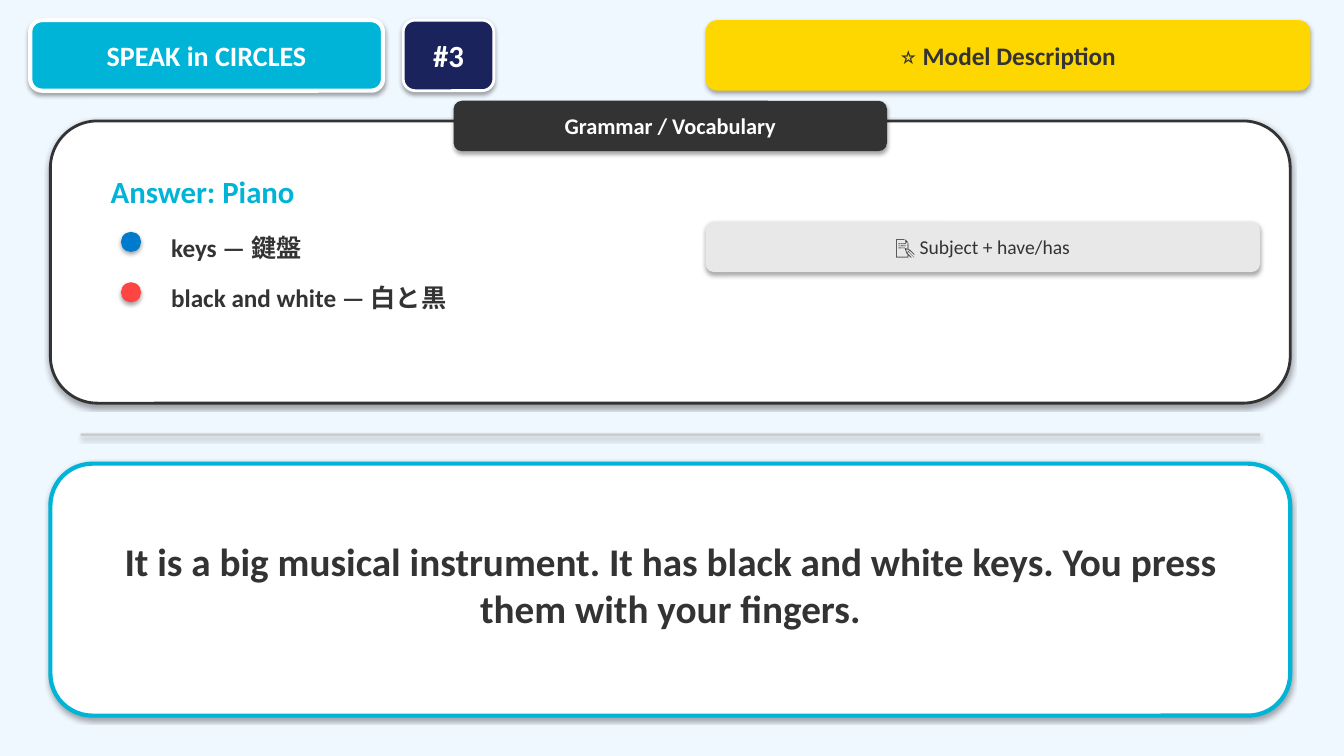
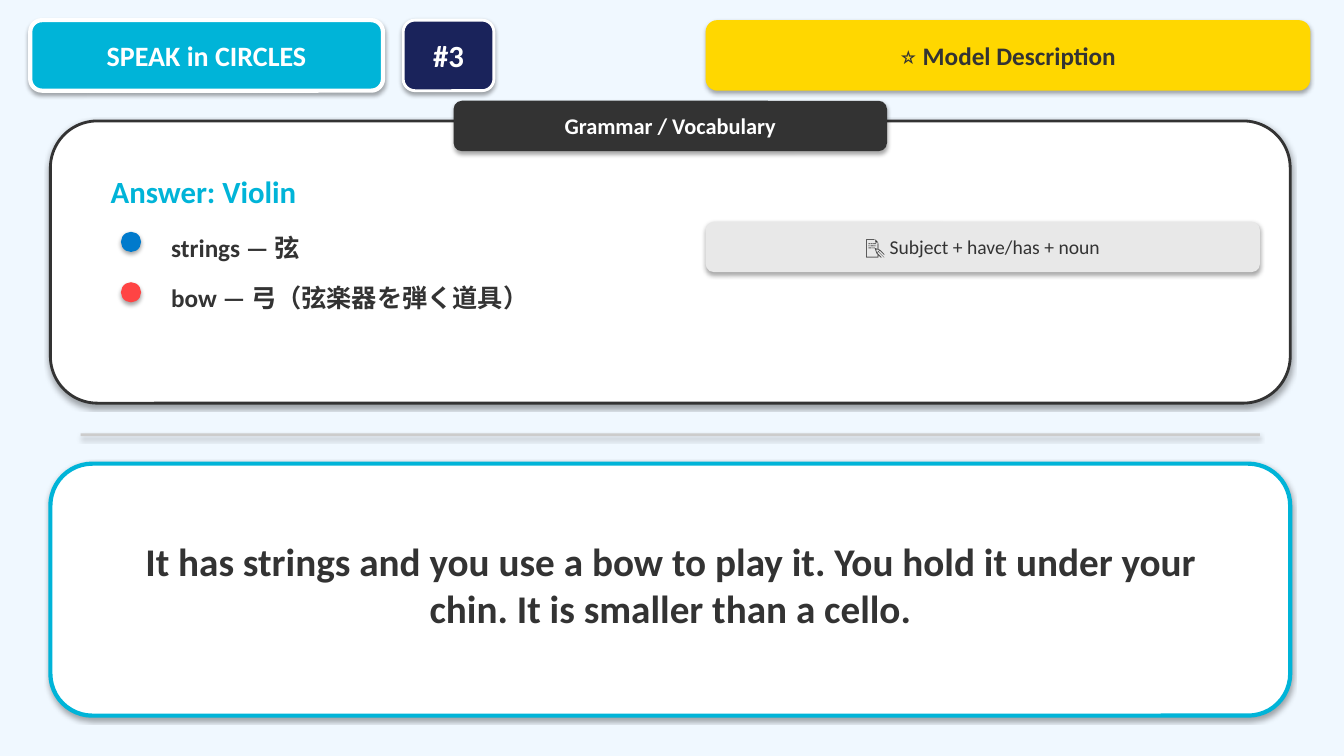
Before and after one commit to macsa2ki25-eng/SpecialAigent, a slide deck: slide 10 of Speak_in_Circles_Activity.pptx. Drawn at 1344x756 pixels with LibreOffice and Linux fonts; fonts in the diff are those of the drawing. Boxes give left, top, right and bottom in pixels: in the first picture for what was removed or moved away, otherwise in the second. Text is boxed around its words. In the diff, an @@ line names an element or a change of style, - is before the commit and + after.

```diff
--- a/Speak_in_Circles_Activity.pptx
+++ b/Speak_in_Circles_Activity.pptx
@@ text at box(111, 181, 296, 204): text changed @@
-Answer: Piano
+Answer: Violin
@@ text at box(171, 236, 300, 262): text changed @@
-keys — 鍵盤
+strings — 弦
@@ text in rounded rectangle at box(890, 240, 1100, 258): text changed @@
-📝 Subject + have/has
+📝 Subject + have/has + noun
@@ text at box(171, 285, 528, 310): text changed @@
-black and white — 白と黒
+bow — 弓（弦楽器を弾く道具）
@@ text at box(145, 548, 1196, 624): text changed @@
-It is a big musical instrument. It has black and white keys. You press them with your fingers.
+It has strings and you use a bow to play it. You hold it under your chin. It is smaller than a cello.
```
Also in this commit, not shown: 30 other slides changed, 1 other file.
